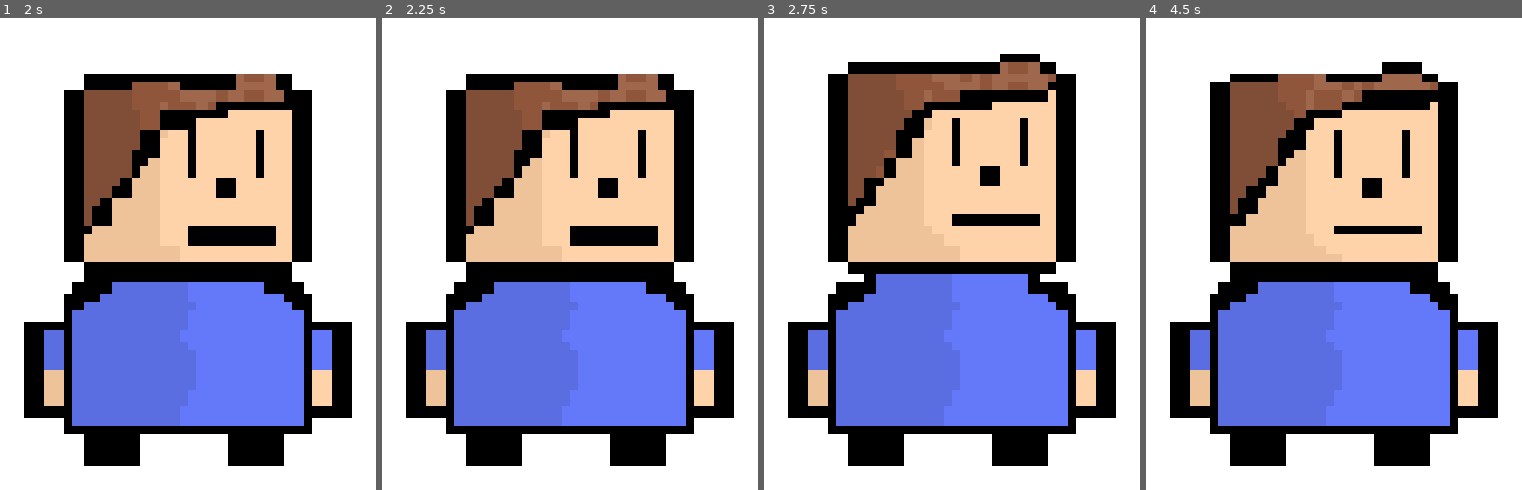
Above: before the commit, frames 1-4 (left to right).
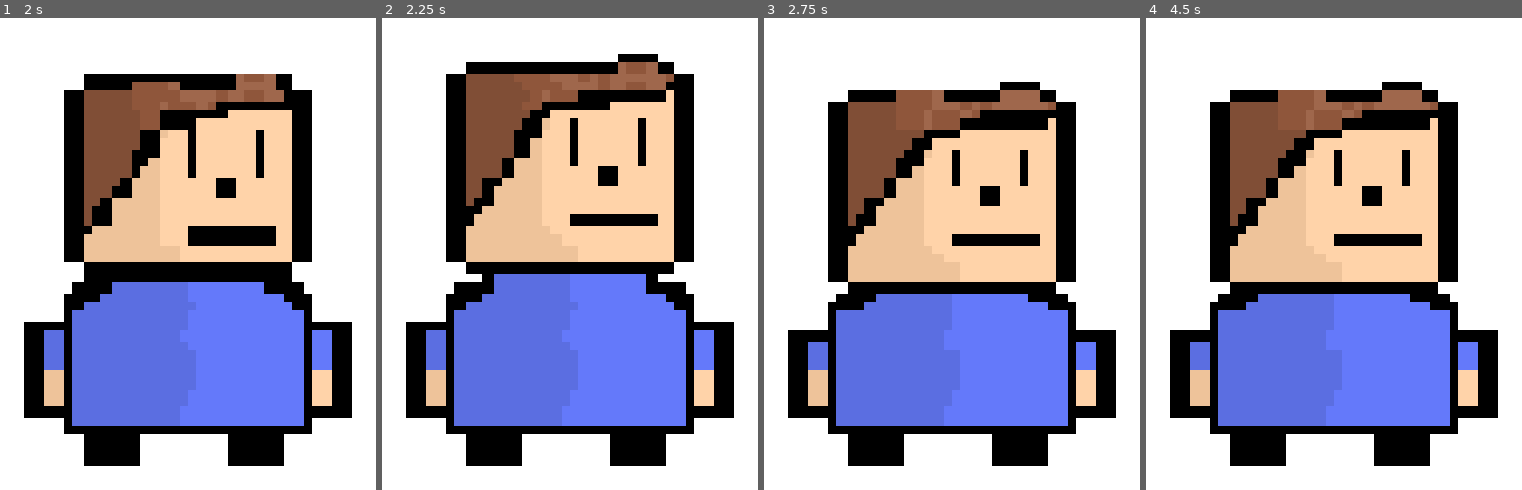
Above: after the commit, the same moments.

Repository: JoshuaThai/you-conomics
Game: Godot game, scene res://Scenes/steve_home.tscn
The game is run twice, just before and just after one commit, with the same random seed, the same clock (stepped at 60 frames per second) and the same inputs.
Inputs (mouse positions are in pixels of both pictures, inside the frame that each line leads up to):
- Up to frame 1 (2 s): move the mouse to (outside the picture) at 0.52 s; press the mouse at (outside the picture) at 0.53 s; move the mouse to (outside the picture) at 1.27 s; release the mouse at (outside the picture) at 1.28 s; click (outside the picture) at 1.35 s
- Up to frame 2 (2.25 s): move the mouse to (outside the picture) at 2.02 s; press the mouse at (outside the picture) at 2.03 s
- Up to frame 3 (2.75 s): no input
- Up to frame 4 (4.5 s): move the mouse to (outside the picture) at 2.77 s; release the mouse at (outside the picture) at 2.78 s; click (outside the picture) at 2.85 s; move the mouse to (outside the picture) at 3.52 s; press the mouse at (outside the picture) at 3.53 s; move the mouse to (outside the picture) at 4.27 s; release the mouse at (outside the picture) at 4.28 s; click (outside the picture) at 4.35 s

Frame 1 is identical in both runs. In frame 2, 9.1% of the frame differs, in the area x 17-83%, y 7-56%; in frame 3, 16%, in the area x 6-94%, y 7-71%; in frame 4, 13%.

Commit message:
Updated Steve's walk mechanics
Updated the dynamicness of steve walkspeed

Diff:
--- a/Scripts/steve.gd
+++ b/Scripts/steve.gd
@@ -1,6 +1,6 @@
 extends CharacterBody2D
 
-const WALKSPEED : Vector2 = Vector2(20, 0)
+const WALKSPEED : int = 2
 var debounce : bool = false
 
 func _physics_process(delta):
@@ -12,25 +12,41 @@
 			print("Mouse Pos Blocked")
 			return
 		debounce = true
-		var walkDuration : float
+		var walkDistance : int
 #		Dynamically Update Walk Duration based on how far the user is clicking.
 #		Forward
+		%AnimatedSprite2D.flip_h = not mousePos.x > position.x
+		'''
 		if mousePos.x > position.x:
-			walkDuration = mousePos.x / position.x
+			#walkDuration = mousePos.x / position.x
 			%AnimatedSprite2D.flip_h = false
 #		Backward
 		else:
 			%AnimatedSprite2D.flip_h = true
-			walkDuration = position.x / mousePos.x
+			#walkDuration = position.x / mousePos.x
+		'''
+		if mousePos.x > position.x:
+			walkDistance = mousePos.x - position.x
+		else:
+			walkDistance = position.x - mousePos.x
 
-		print("Walk Duration: ", walkDuration)
-		#print(mousePos.x)
+		print("Walking Distance: ", walkDistance)
+		print("Walk Duration: ", WALKSPEED + (walkDistance / 100))
+		print("Player Position: ", position.x)
+		print("Mouse Position: ", mousePos.x)
+#		Dyanamically speed up character walkspeed based on the distance they want to travel
+		var final_Walkspeed : int = WALKSPEED + (walkDistance / 100)
+		#if(walkDistance < 100):
+			#final_Walkspeed = WALKSPEED
+
 		%AnimatedSprite2D.animation = "Walking"
 		var tween = get_tree().create_tween()
-		tween.tween_property(self, "position:x", mousePos.x, walkDuration)
+		tween.tween_property(self, "position:x",
+		mousePos.x, final_Walkspeed)
 		await tween.finished
 		%AnimatedSprite2D.animation = "Idle"
 		await get_tree().create_timer(1.0).timeout
+		print("Walking occuring")
 		debounce = false
 	else:
 		if debounce: return
